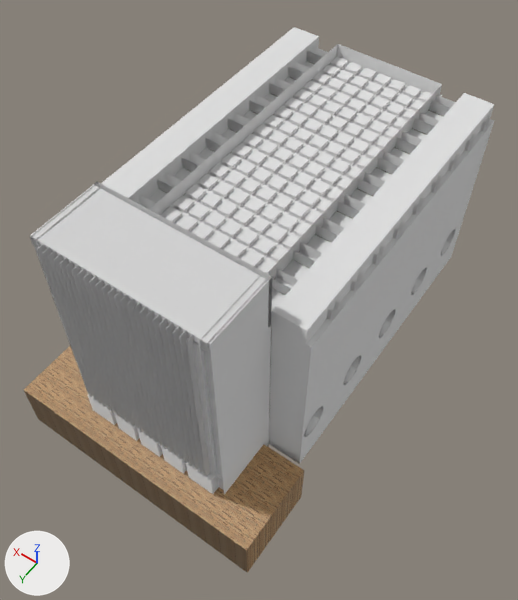
The Blender file A3/Scene/A3Create/A3Create.blend: old version first, new version second.
Rendered twice from a camera (50 mm lens) standing at (-75.0, 310.0, 269.0) and looking at (33.0, 159.0, 33.0). Arrows for +X, +Y and +Z are at lower left; the lights stay in place. The older version comes first.

In view in the first picture: 'Cube', 'bridge.001', 'ceiling.001', 'wall', 'wall.001', 'wall.002' and 2 more.
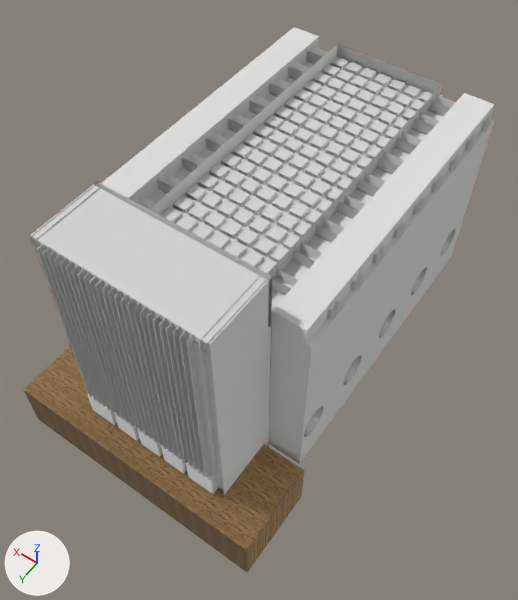
Where the change shows, as pixel boxes [x1, y1, x2, y2] in the pictures (518 x 600 px):
'Cube', moved, rescaled
    both: [24, 346, 304, 573]
part 1 of me_cube_042, surface changed
    both: [170, 44, 442, 273]

What changed in the scene script:
```text
Change me_cube_042:
    where me_cube_042.from_pydata(...)  # 1210 vertices, 1138 faces; spans x -1.0..13.0, y -1.0..35.0, z -1.0..1.0
    used by ob_ceiling_001; location = (13.3, 67.0, 89.3); scale = (3.55, 3.55, 3.55)
    me_cube_042 part 1: texture (UV) coordinates of 1138 of 1138 faces, centred in x -1.0..13.0, y -1.0..35.0, z -1.0..0.0, changed; they spanned u 0.25..1.76, v 0.76..1.76 and now span u -7.61..8.66, v -4.11..5.08
Change me_cube_002:
    used by ob_cube; location = (38.4, 221.0, -3.6); scale = (-57.7, 19.0, 12.7)
    remove me_cube_002.from_pydata(...)  # 8 vertices, 6 faces; spans x -1.0..1.0, y -1.0..1.0, z -1.0..1.0
    add me_cube_002.from_pydata(...)  # 8 vertices, 6 faces; spans x -19.32..96.14, y 202.01..240.0, z -16.33..9.09
    me_cube_002 part 2
    me_cube_002.vertices[0].co: (-1.0, -1.0, -1.0) -> (96.14, 202.01, -16.33)
    me_cube_002.vertices[1].co: (-1.0, -1.0, 1.0) -> (96.14, 202.01, 9.09)
    me_cube_002.vertices[2].co: (-1.0, 1.0, -1.0) -> (96.14, 240.0, -16.33)  # pixel (38, 419)
    me_cube_002.vertices[3].co: (-1.0, 1.0, 1.0) -> (96.14, 240.0, 9.09)  # pixel (23, 389)
    me_cube_002.vertices[4].co: (1.0, -1.0, -1.0) -> (-19.32, 202.01, -16.33)  # pixel (301, 496)
    me_cube_002.vertices[5].co: (1.0, -1.0, 1.0) -> (-19.32, 202.01, 9.09)  # pixel (304, 470)
    me_cube_002.vertices[6].co: (1.0, 1.0, -1.0) -> (-19.32, 240.0, -16.33)  # pixel (247, 572)
    me_cube_002.vertices[7].co: (1.0, 1.0, 1.0) -> (-19.32, 240.0, 9.09)  # pixel (246, 550)
Change ob_cube:
    ob_cube.scale: (-57.7, 19.0, 12.7) -> (1.0, 1.0, 1.0)
    ob_cube.location: (38.4, 221.0, -3.6) -> (0.0, 0.0, 0.0)
```
